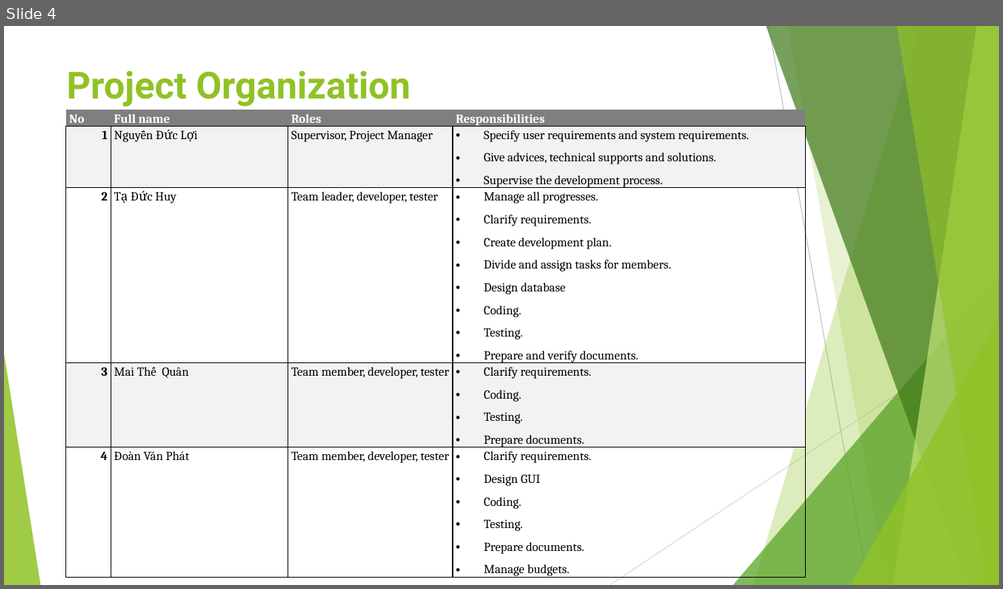
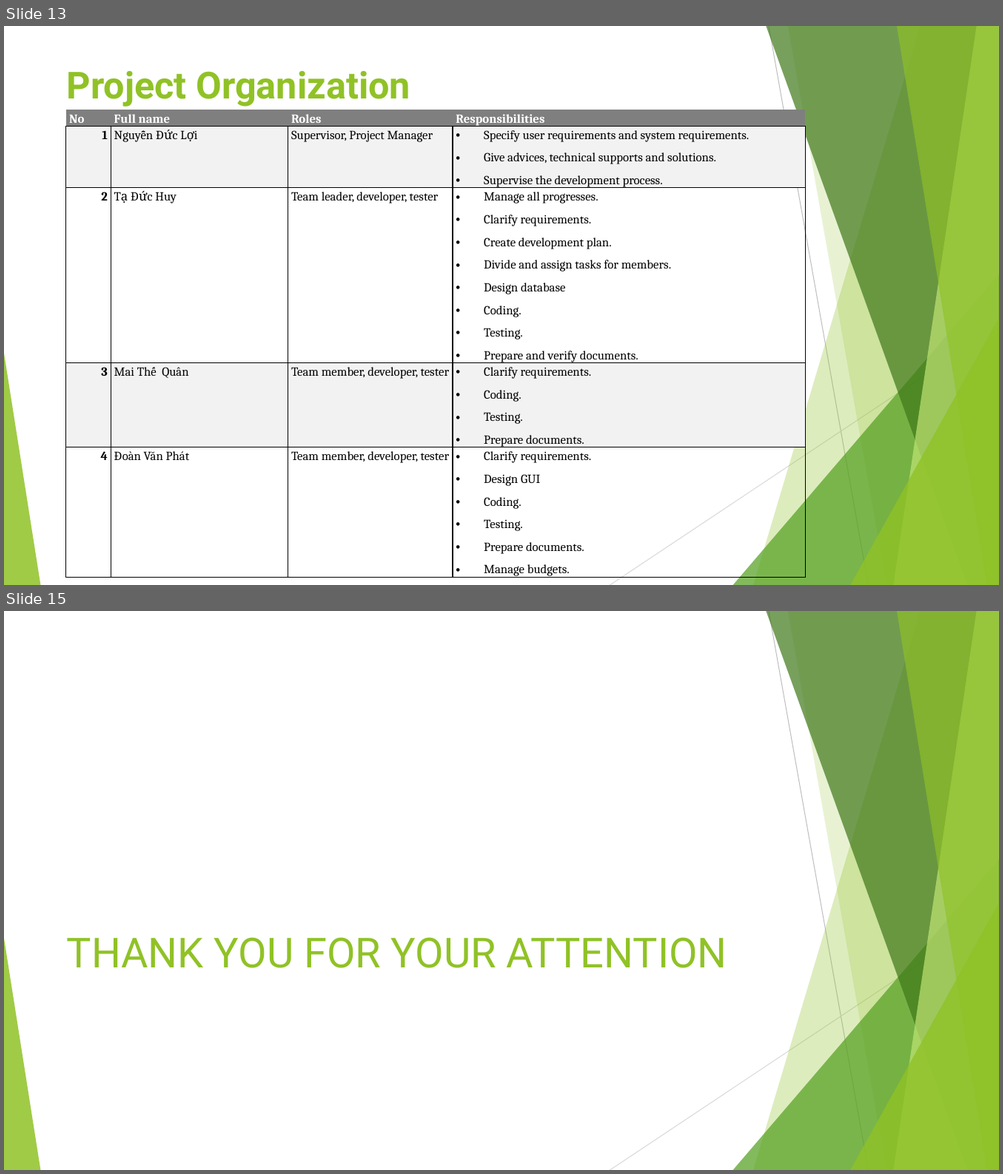
Before and after one commit to kingeni/CapstoneFU, a slide deck: document/Week_2/Report_Week_2.pptx. Shown one above the other, each under a label of ours: slide 4 before the commit, slides 13 and 15 after it; the slides between them are not shown. The pictures are 1003x589 and 1003x1174 pixels, drawn with LibreOffice and Linux fonts; fonts in the diff are those of the drawing. Boxes give left, top, right and bottom in pixels: in the first picture for what was removed or moved away, otherwise in the second. Text is boxed around its words. In the diff, an @@ line names an element or a change of style, - is before the commit and + after.

```diff
--- a/document/Week_2/Report_Week_2.pptx
+++ b/document/Week_2/Report_Week_2.pptx
@@ slide 15 added at (4, 611, 999, 1170), background #FFFFFF; not listed: 10 template elements that a slide beside it also shows @@
@@ title added at (67, 937, 727, 968), 40 pt, text #90C226 @@
+THANK YOU FOR YOUR ATTENTION
@@ what was slide 4 is now slide 13 @@
```
Also in this commit, not shown: 1 slide changed, 9 other slides added, 1 slide removed, 17 other files.
